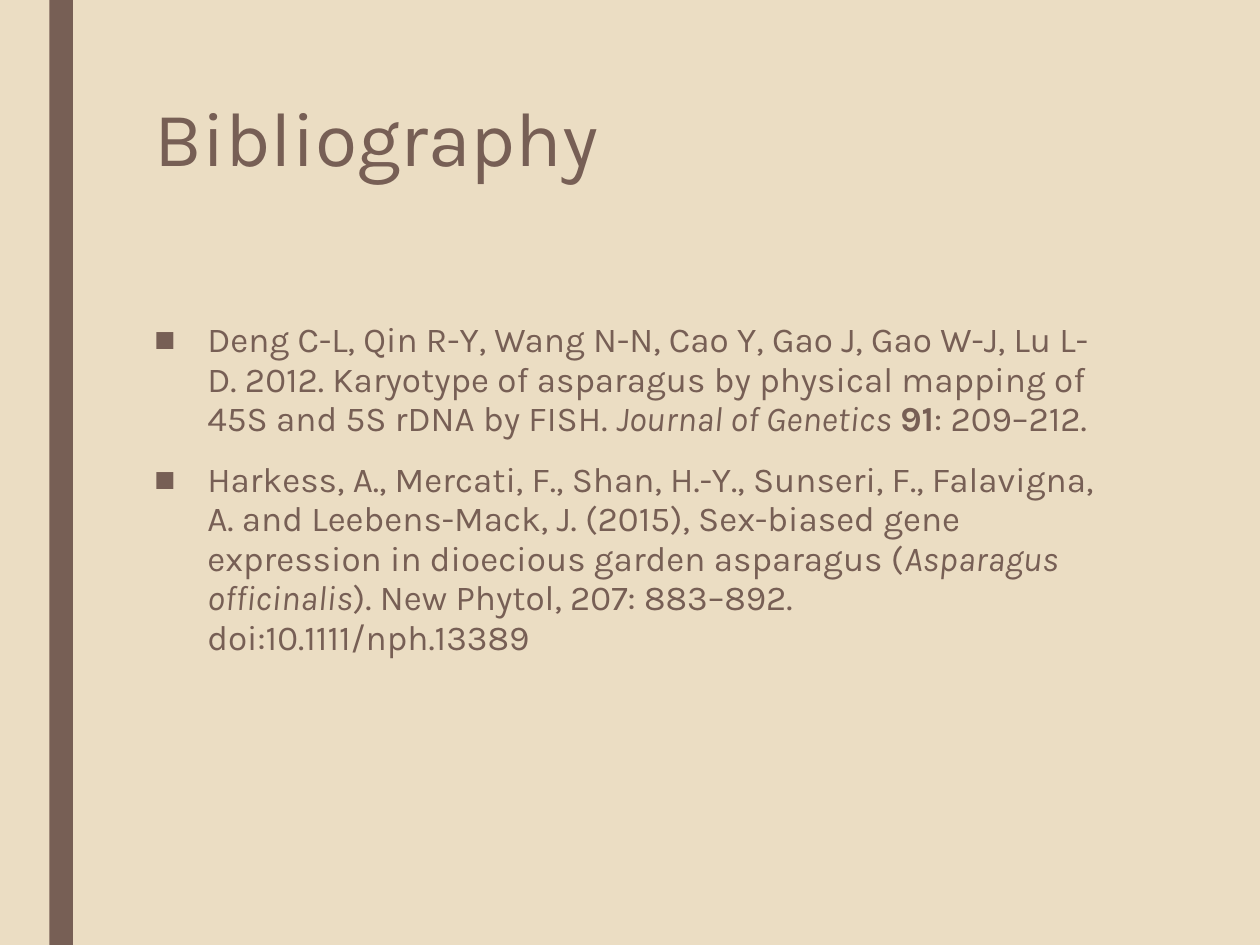
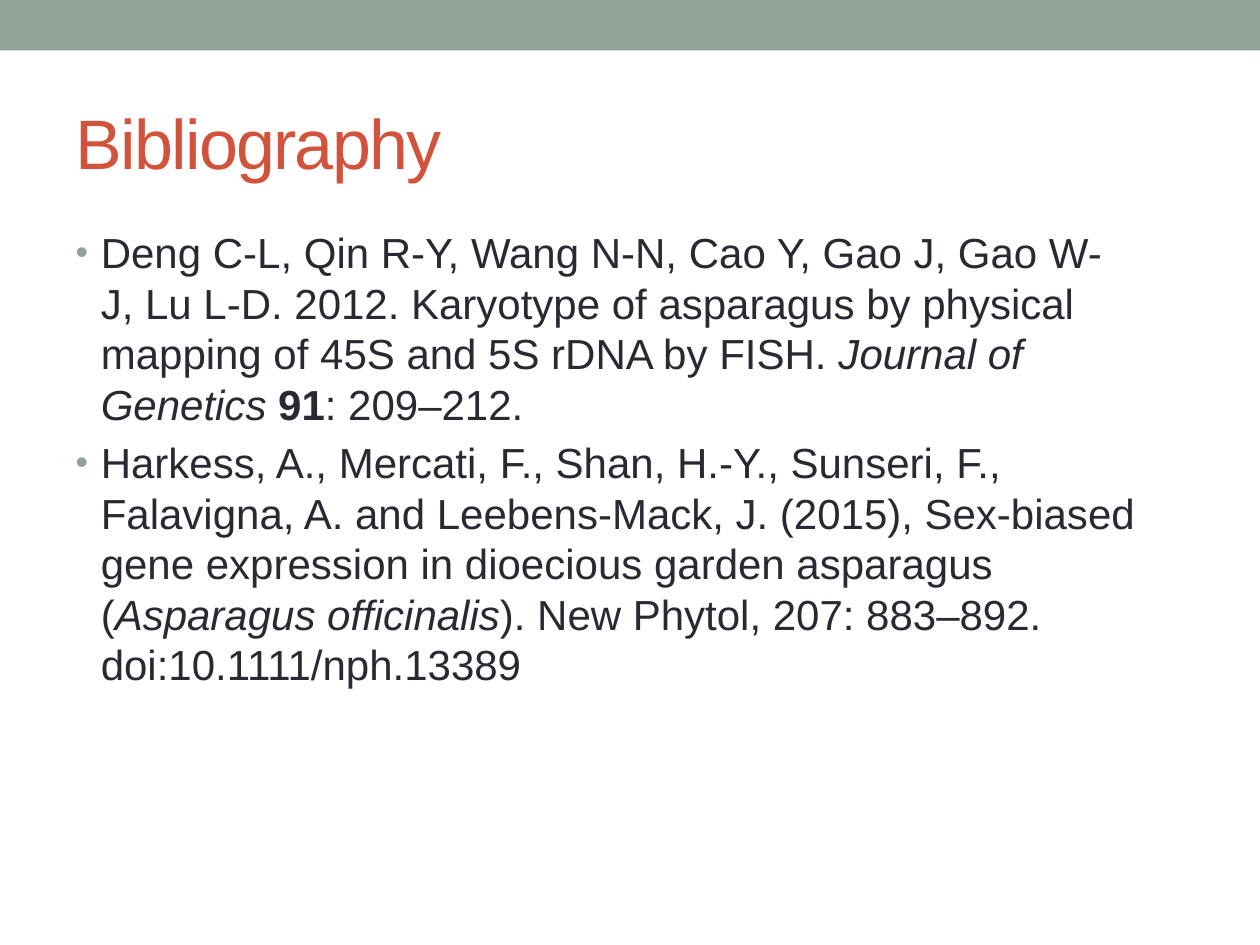
Before and after one commit to katholan/BCB546X-Spring2017_Valerin_final_project, a slide deck: slide 22 of asparagus.pptx. Drawn at 1260x945 pixels with LibreOffice and Linux fonts; fonts in the diff are those of the drawing. Boxes give left, top, right and bottom in pixels: in the first picture for what was removed or moved away, otherwise in the second. Text is boxed around its words. In the diff, an @@ line names an element or a change of style, - is before the commit and + after.

```diff
--- a/asparagus.pptx
+++ b/asparagus.pptx
@@ background #EBDDC3 to #FFFFFF @@
@@ rectangle added at [0, 0, 1260, 50], fill #93A299 @@
@@ rectangle removed at [49, 0, 73, 945] @@
@@ title "Bibliography": place and size @@
-title "Bibliography" at [154, 113, 598, 184]
+title "Bibliography" at [76, 118, 442, 182]
@@ title "Bibliography" at [76, 118, 442, 182]: size 44 to 40 pt, font Karla to Arial, text colour #775F55 to #D2533C, letter spacing 0 to -1 pt; line spacing 0.89 to 1; vertical alignment top to middle @@
@@ text "Deng C-L, Qin R-Y, Wang ...": place and size @@
-text "Deng C-L, Qin R-Y, Wang ..." at [207, 328, 1093, 658]
+text "Deng C-L, Qin R-Y, Wang ..." at [101, 237, 1135, 688]
@@ text "Deng C-L, Qin R-Y, Wang ..." at [101, 237, 1135, 688]: size 20 to 24 pt, font Karla to Arial, text colour #775F55 to #292934; bullet ■ to •; line spacing 0.94 to 1; less space between paragraphs @@
```
Also in this commit, not shown: 20 other slides changed, 1 slide added, 1 slide removed, 1 other file.
